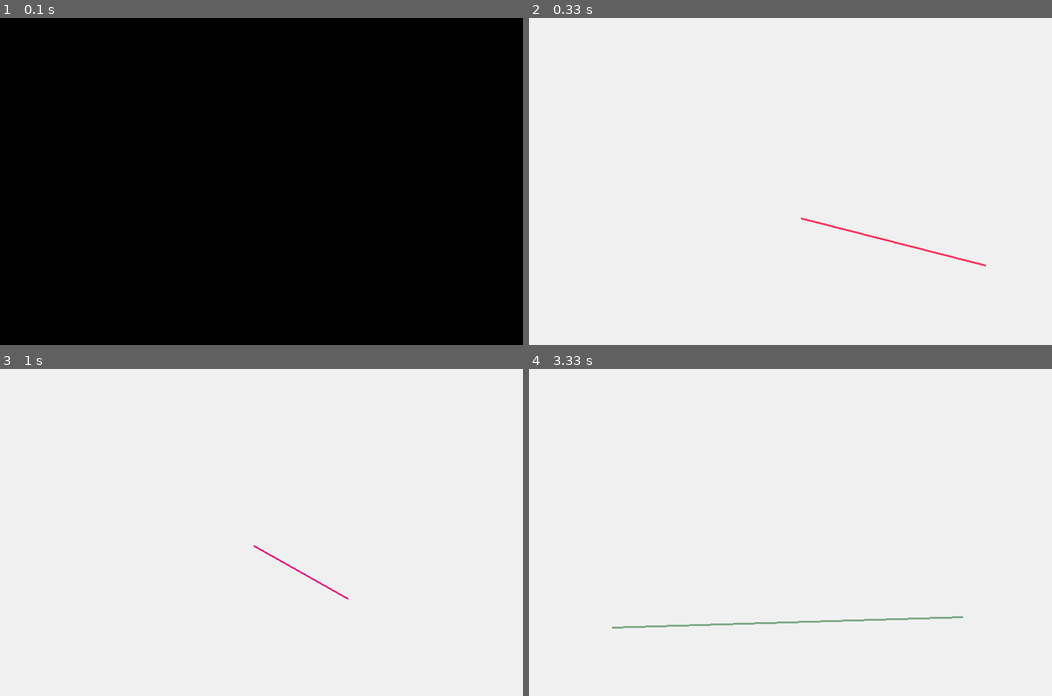
Above: before the commit, frames 1-4 (two rows, left to right).
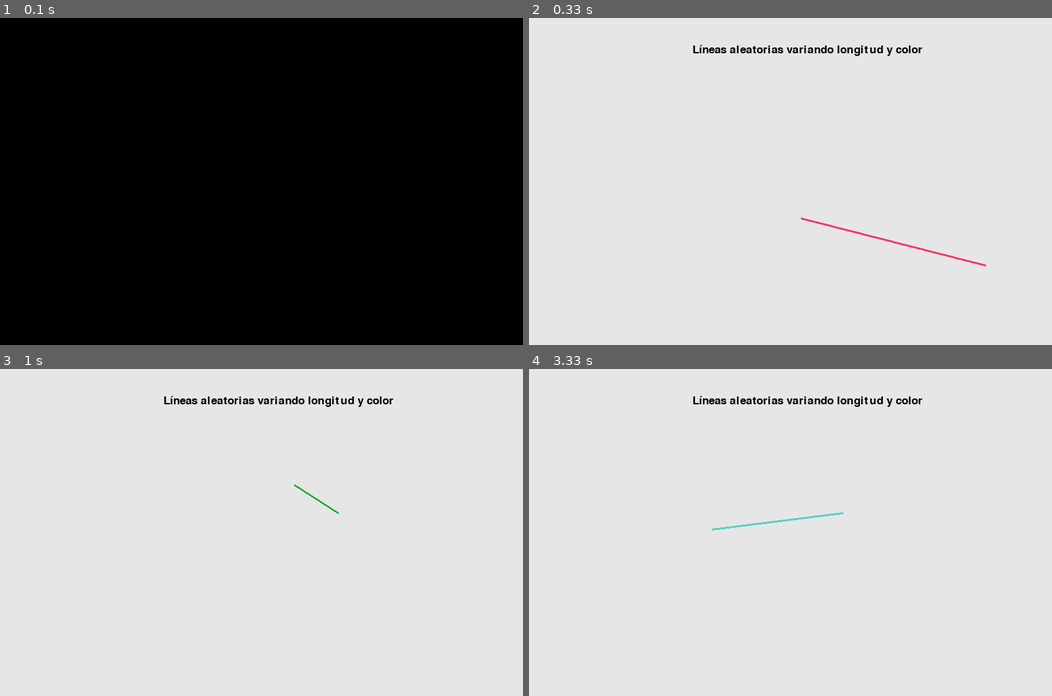
Above: after the commit, the same moments.

Repository: cumbinar/pygame-001
Game: pygame game, started from polilineas-aleatorias.py
Two runs of this game, one before a commit and one after it. Both use one fixed random seed, a clock stepped at 60 frames per second and the inputs below.
Inputs:
- Up to frame 1 (0.1 s): no input
- Up to frame 2 (0.33 s): no input
- Up to frame 3 (1 s): no input
- Up to frame 4 (3.33 s): no input

Frame 1 is identical in both runs. In frame 2, 0.6% of the frame differs, in the area x 31-76%, y 8-12%; in frame 3, 0.7%; in frame 4, 1.1%, in the area x 15-83%, y 8-80%.

Commit message:
Líneas aleatorias variando longitud y color

Diff:
--- a/polilineas-aleatorias.py
+++ b/polilineas-aleatorias.py
@@ -9,19 +9,22 @@
 ventana = pygame.display.set_mode((800, 500))
 pygame.display.set_caption("Cumbi- Líneas aleatorias")
 
+color_fuente = 0, 0, 0
 
-color = pygame.Color(70, 80, 150)
-colorDos = pygame.Color(255, 165, 0)
-colorTres = pygame.Color(255, 0, 68)
-colorCuatro = pygame.Color(0, 0, 0)
-colorCinco = pygame.Color(240, 240, 240)
-#pygame.draw.line(ventana, color, (100,100),(600,400), 5) #método dibujar línea, ventana,color coordenadas
+
+def dibujar_texto(screen, texto, pos):
+    fuente = pygame.font.SysFont('Barber Street_PersonalUseOnly', 25)
+    text = fuente.render(texto, 1, color_fuente)
+    screen.blit(text, pos)
+
+
+gris = (230, 230, 230)
 
 ciclo = True
 while ciclo:
-    ventana.fill(colorCinco)  # pinta la ventana con el color definido
-    # método dibujar línea, ventana,color coordenadas
-    #dibujar = 7
+    ventana.fill(gris)  # pinta la ventana con el color definido
+    dibujar_texto(ventana, "Líneas aleatorias variando longitud y color", [250, 40])
+
     xi = randint(100, 700)
     yi = randint(100, 400)
     xf = randint(100, 700)
@@ -33,10 +36,10 @@
     b = randint(0, 255)
 
     pygame.draw.line(ventana, (r, g, b), (xi, yi), (xf, yf), 3)
-    pygame.time.delay(200)
+    pygame.time.delay(300)
 
 
-    for evento in pygame.event.get():  # ciclo para dibujar la ventana
+    for evento in pygame.event.get():
         if evento.type == QUIT:  # si el evento es click en la X de salir
             ciclo = False
             pygame.quit()
